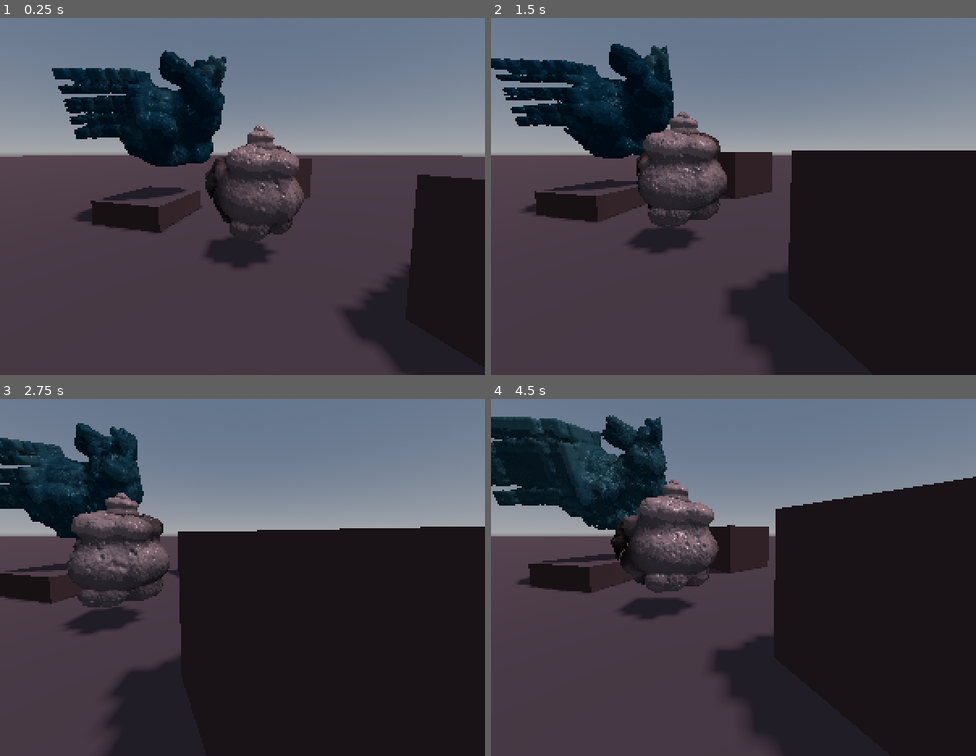
Above: before the commit, frames 1-4 (two rows, left to right).
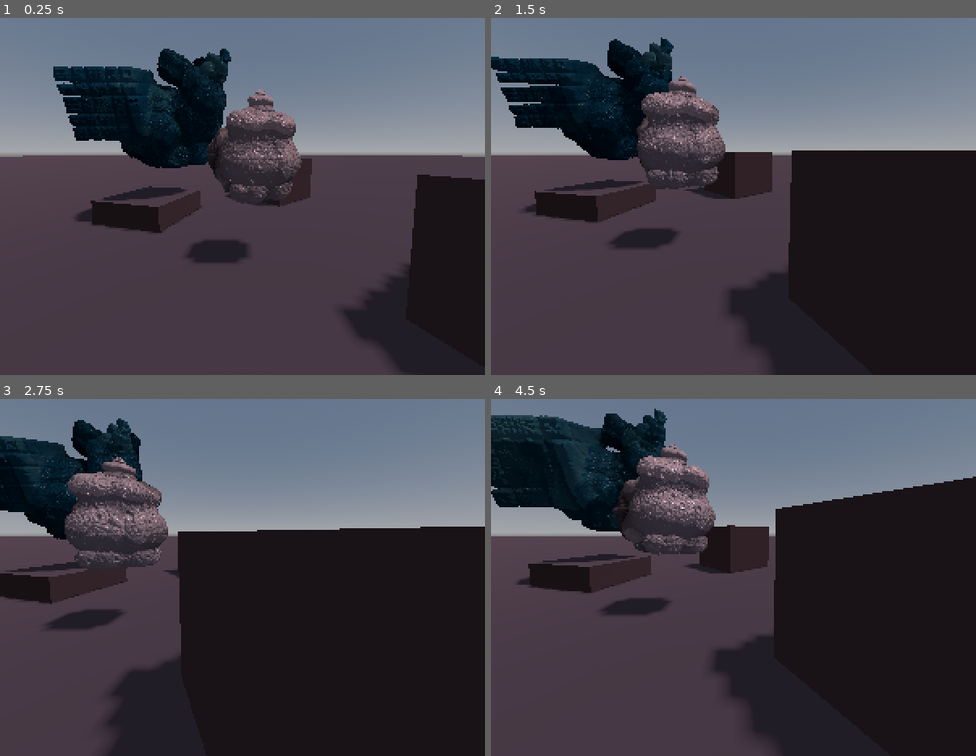
Above: after the commit, the same moments.

Repository: kiwijuice56/gd-fractals
Game: Godot game, scene res://demo/main.tscn
The game is run twice, just before and just after one commit, with the same random seed, the same clock (stepped at 60 frames per second) and the same inputs.
Inputs (mouse positions are in pixels of both pictures, inside the frame that each line leads up to):
- Up to frame 1 (0.25 s): no input
- Up to frame 2 (1.5 s): tap Enter at 0.5 s; move the mouse to (840, 146) at 0.52 s; hold D 0.53-1.25 s; tap Q at 0.6 s; click (840, 146) at 0.67 s; drag from (636, 189) to (709, 250) at 1.27 s
- Up to frame 3 (2.75 s): move the mouse to (291, 459) at 2.02 s; hold D from 2.03 s (still down); tap Shift at 2.1 s
- Up to frame 4 (4.5 s): release D at 2.75 s; drag from (709, 631) to (588, 488) at 2.77 s; move the mouse to (879, 609) at 3.52 s; hold A 3.53-4.25 s; tap Q at 3.6 s; drag from (588, 488) to (660, 445) at 4.27 s

The runs differ from the first frame. In frame 1, 6.0% of the frame differs, in the area x 10-63%, y 8-70%; in frame 2, 6.0%; in frame 3, 6.4%; in frame 4, 6.6%, in the area x 0-47%, y 2-62%.

Commit message:
Visual tweaks and performance boosts

Diff:
--- a/demo/bird/bird.tscn
+++ b/demo/bird/bird.tscn
@@ -4,13 +4,14 @@
 [ext_resource type="Script" uid="uid://d0ydowy82fskt" path="res://demo/bird/bird.gd" id="3_jkuj8"]
 
 [sub_resource type="PlaneMesh" id="PlaneMesh_n23bp"]
+size = Vector2(1, 1)
 orientation = 2
 
 [sub_resource type="SphereMesh" id="SphereMesh_pefpt"]
 radius = 0.3
 height = 0.7
 
-[node name="Bird" type="MeshInstance3D"]
+[node name="Bird" type="MeshInstance3D" unique_id=573118650]
 transform = Transform3D(0.7865, 0, 0, 0, 0.99999994, 0, 0, 0, 0.8, 0, 0, 0)
 material_override = ExtResource("1_ffvbg")
 cast_shadow = 0
@@ -18,7 +19,7 @@
 mesh = SubResource("PlaneMesh_n23bp")
 script = ExtResource("3_jkuj8")
 
-[node name="ShadowCaster" type="MeshInstance3D" parent="."]
+[node name="ShadowCaster" type="MeshInstance3D" parent="." unique_id=11545627]
 transform = Transform3D(1, 0, 0, 0, 1, 0, 0, 0, 1, 0, -0.1, 0)
 cast_shadow = 3
 mesh = SubResource("SphereMesh_pefpt")
--- a/demo/bird/bird_material.tres
+++ b/demo/bird/bird_material.tres
@@ -31,11 +31,11 @@
 [resource]
 render_priority = 0
 shader = ExtResource("1_vx6m2")
-shader_parameter/primary_max_iterations = 32
+shader_parameter/primary_max_iterations = 35
 shader_parameter/max_bounces = 1
 shader_parameter/collision_threshold = 0.03
-shader_parameter/normal_sample_length = 0.015
-shader_parameter/march_proportion = 0.50000002375
+shader_parameter/normal_sample_length = 0.006
+shader_parameter/march_proportion = 0.65600003116
 shader_parameter/runaway_threshold = 5.0
 shader_parameter/bounding_radius = 1.1
 shader_parameter/fractal_iterations = 4
--- a/demo/bunny/bunny_material.tres
+++ b/demo/bunny/bunny_material.tres
@@ -29,14 +29,14 @@
 [resource]
 render_priority = 0
 shader = ExtResource("1_v5tgj")
-shader_parameter/max_iterations = 100
+shader_parameter/primary_max_iterations = 32
 shader_parameter/max_bounces = 1
-shader_parameter/collision_threshold = 0.015
-shader_parameter/normal_sample_length = 0.015
-shader_parameter/march_proportion = 0.1690000080275
+shader_parameter/collision_threshold = 0.03
+shader_parameter/normal_sample_length = 0.005
+shader_parameter/march_proportion = 0.46000002185
 shader_parameter/runaway_threshold = 5.0
 shader_parameter/bounding_radius = 1.0
-shader_parameter/fractal_iterations = 7
+shader_parameter/fractal_iterations = 5
 shader_parameter/fractal_color_1 = Color(0.53391224, 0.7981051, 0.86575234, 1)
 shader_parameter/fractal_color_2 = Color(0.1716, 0.49719995, 0.66, 1)
 shader_parameter/animation_speed = 1.0
@@ -54,7 +54,7 @@
 shader_parameter/julia_runaway_threshold = 2.0
 shader_parameter/sierpinski_scale = 1.1
 shader_parameter/color_frequency = 1.565
-shader_parameter/alpha = 5.43
+shader_parameter/alpha = 6.175
 shader_parameter/beta = -0.04
 shader_parameter/noise = SubResource("NoiseTexture3D_hnudu")
 shader_parameter/noise_frequency = 2.86
--- a/demo/main.tscn
+++ b/demo/main.tscn
@@ -24,19 +24,19 @@
 
 [sub_resource type="BoxMesh" id="BoxMesh_0xm2m"]
 
-[node name="Main" type="Node"]
+[node name="Main" type="Node" unique_id=2146672331]
 
-[node name="DirectionalLight3D" type="DirectionalLight3D" parent="."]
+[node name="DirectionalLight3D" type="DirectionalLight3D" parent="." unique_id=136473926]
 transform = Transform3D(1, 0, 0, 0, -0.50000006, 0.8660254, 0, -0.8660254, -0.50000006, 0, 2, -1.2)
 light_energy = 0.2
 light_volumetric_fog_energy = 2.0
 shadow_enabled = true
 shadow_blur = 2.0
 
-[node name="WorldEnvironment" type="WorldEnvironment" parent="."]
+[node name="WorldEnvironment" type="WorldEnvironment" parent="." unique_id=847099160]
 environment = SubResource("Environment_0xm2m")
 
-[node name="FreeLookCamera" type="Camera3D" parent="."]
+[node name="FreeLookCamera" type="Camera3D" parent="." unique_id=1903695251]
 transform = Transform3D(-4.3545054e-08, -0.08715574, 0.9961947, -3.8096983e-09, 0.9961947, 0.08715574, -1, -4.440892e-16, -4.371139e-08, 1.6558222, 0.6141418, 0.15462565)
 visible = false
 fov = 96.5
@@ -44,24 +44,24 @@
 sensitivity = 0.2
 
 [node name="Bird" parent="." unique_id=2124899352 instance=ExtResource("2_pw243")]
-transform = Transform3D(0.7880831, 0, 0.39999998, 0, 0.99999994, 0, -0.45499998, 0, 0.69282025, 0, 0.3, 0)
+transform = Transform3D(0.6811289, 0, 0.4, 0, 0.99999994, 0, -0.39325, 0, 0.6928203, 0, 0.6, 0)
 
 [node name="Bunny" parent="." unique_id=965001392 instance=ExtResource("3_w7hkg")]
 transform = Transform3D(1.8704777, 0.6265265, 0.32981563, -0.6170082, 1.8993326, -0.10879518, -0.34729633, -4.4530006e-09, 1.9696156, -1.2, 1.3000001, 1.2)
 
-[node name="Setting" type="Node3D" parent="."]
+[node name="Setting" type="Node3D" parent="." unique_id=827470064]
 
-[node name="Floor" type="MeshInstance3D" parent="Setting"]
+[node name="Floor" type="MeshInstance3D" parent="Setting" unique_id=158580675]
 transform = Transform3D(50, 0, 0, 0, 1, 0, 0, 0, 50, 0, -0.29999995, 0)
 material_override = SubResource("StandardMaterial3D_1bvp3")
 mesh = SubResource("PlaneMesh_0xm2m")
 
-[node name="Cube" type="MeshInstance3D" parent="Setting"]
+[node name="Cube" type="MeshInstance3D" parent="Setting" unique_id=1803426045]
 transform = Transform3D(0.9659258, 0, -0.25881904, 0, 1, 0, 0.25881904, 0, 0.9659258, -0.98047996, -0.49999994, 1.4490607)
 material_override = SubResource("StandardMaterial3D_1bvp3")
 mesh = SubResource("BoxMesh_0xm2m")
 
-[node name="Cube2" type="MeshInstance3D" parent="Setting"]
+[node name="Cube2" type="MeshInstance3D" parent="Setting" unique_id=1905004565]
 transform = Transform3D(0.86602545, 0, 0.5, 0, 1, 0, -0.5, 0, 0.86602545, 0.9, 5.9604645e-08, -1.4244003)
 material_override = SubResource("StandardMaterial3D_1bvp3")
 mesh = SubResource("BoxMesh_0xm2m")
--- a/rendering/raymarcher.gdshader
+++ b/rendering/raymarcher.gdshader
@@ -8,6 +8,7 @@
 const float SHADOW_EPSILON_MULTIPLIER = 4.0;
 const float DR_MIX = 0.3;
 const int SUB_RAY_DIVIDER = 3;
+const float PLANE_SCALE = 4.0;
 
 group_uniforms raymarching;
 uniform int primary_max_iterations = 128; // Max iterations any ray can march
@@ -86,7 +87,7 @@
 		MAIN_CAM_INV_VIEW_MATRIX[2],
 		MODEL_MATRIX[3]);
 	MODELVIEW_NORMAL_MATRIX = mat3(MODELVIEW_MATRIX);
-	VERTEX.xy *= 4.0; // Multiplier to cover entire screen
+	VERTEX.xy *= PLANE_SCALE; // Multiplier to cover entire screen
 }
 
 // Combines distances of two shapes (OR)
